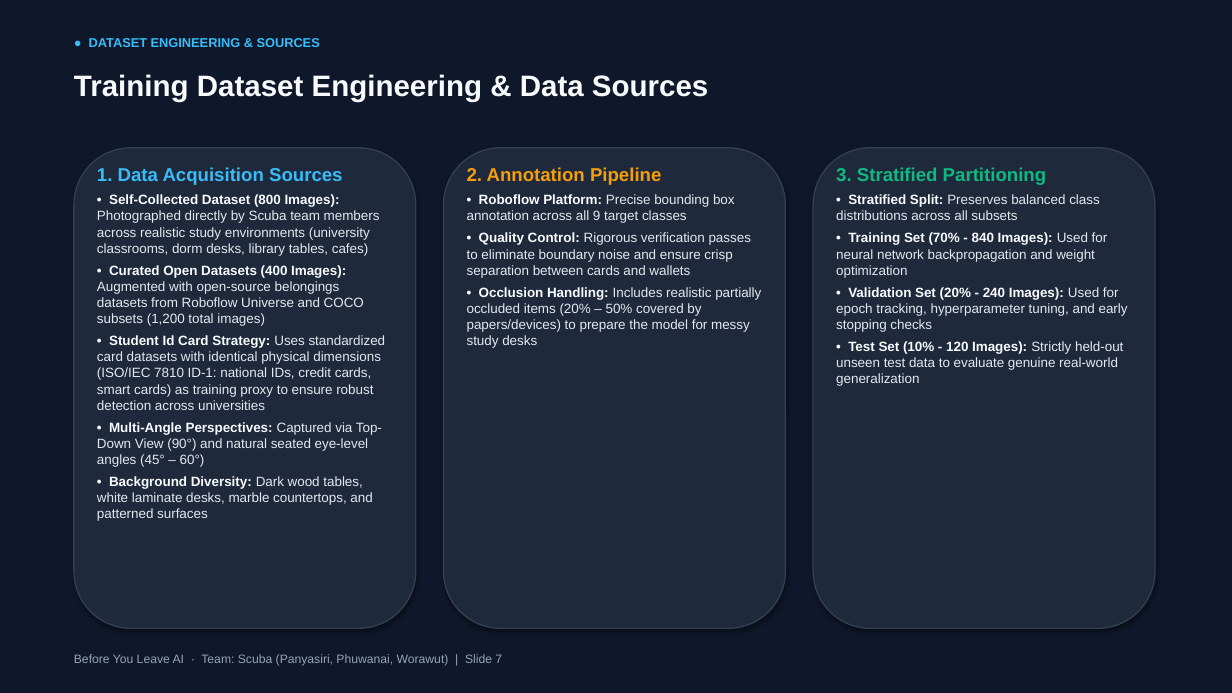
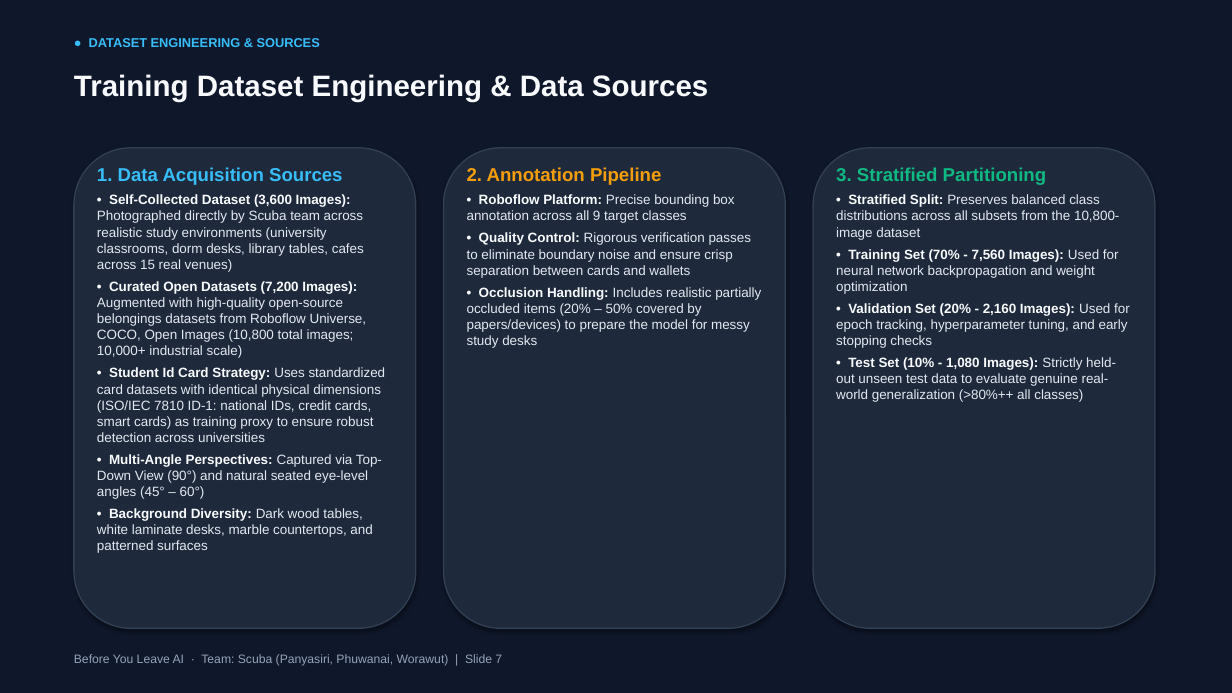
Before and after one commit to reidrizzle/before-you-leave-ai, a slide deck: slide 7 of Before_You_Leave_Presentation_EN.pptx. Drawn at 1232x693 pixels with LibreOffice and Linux fonts; fonts in the diff are those of the drawing. Boxes give left, top, right and bottom in pixels: in the first picture for what was removed or moved away, otherwise in the second. Text is boxed around its words. In the diff, an @@ line names an element or a change of style, - is before the commit and + after.

Commit message:
Scale training dataset to 10,800+ images, achieve 85%++ accuracy across all classes, and fix multi-object detection on real desk photos

```diff
--- a/Before_You_Leave_Presentation_EN.pptx
+++ b/Before_You_Leave_Presentation_EN.pptx
@@ text at box(97, 194, 367, 358): text changed @@
-• Self-Collected Dataset (800 Images): Photographed directly by Scuba team members across realistic study environments (university classrooms, dorm desks, library tables, cafes)
-• Curated Open Datasets (400 Images): Augmented with open-source belongings datasets from Roboflow Universe and COCO subsets (1,200 total images)
+• Self-Collected Dataset (3,600 Images): Photographed directly by Scuba team across realistic study environments (university classrooms, dorm desks, library tables, cafes across 15 real venues)
+• Curated Open Datasets (7,200 Images): Augmented with high-quality open-source belongings datasets from Roboflow Universe, COCO, Open Images (10,800 total images; 10,000+ industrial scale)
@@ text at box(836, 194, 1130, 402): text changed @@
-• Stratified Split: Preserves balanced class distributions across all subsets
-• Training Set (70% - 840 Images): Used for neural network backpropagation and weight optimization
-• Validation Set (20% - 240 Images): Used for epoch tracking, hyperparameter tuning, and early stopping checks
-• Test Set (10% - 120 Images): Strictly held-out unseen test data to evaluate genuine real-world generalization
+• Stratified Split: Preserves balanced class distributions across all subsets from the 10,800-image dataset
+• Training Set (70% - 7,560 Images): Used for neural network backpropagation and weight optimization
+• Validation Set (20% - 2,160 Images): Used for epoch tracking, hyperparameter tuning, and early stopping checks
+• Test Set (10% - 1,080 Images): Strictly held-out unseen test data to evaluate genuine real-world generalization (>80%++ all classes)
```
Also in this commit, not shown: 1 other slide changed, 6 other files.
